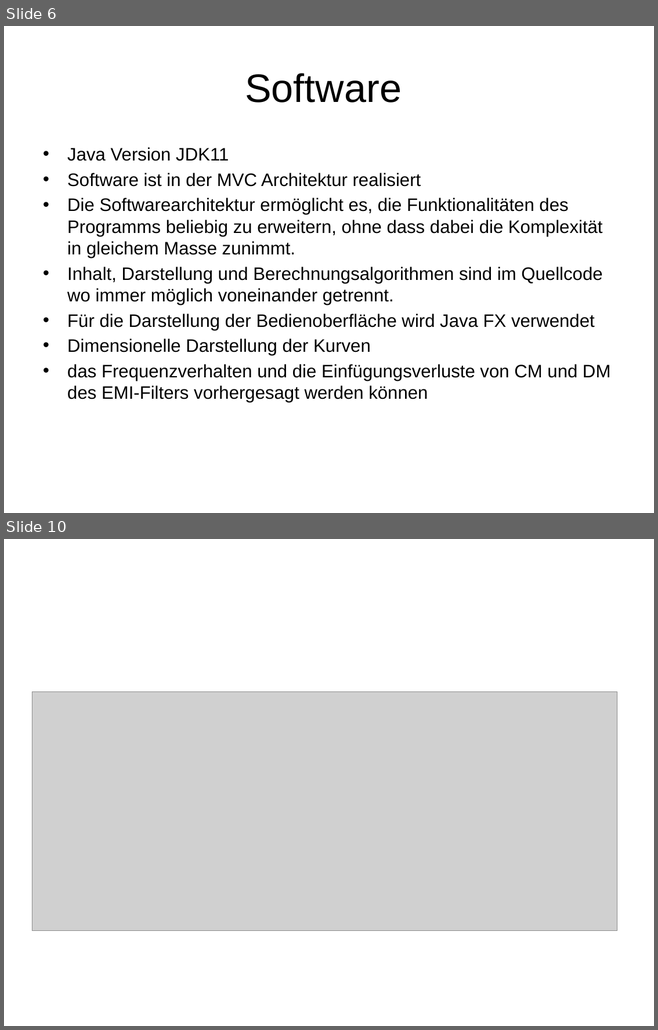
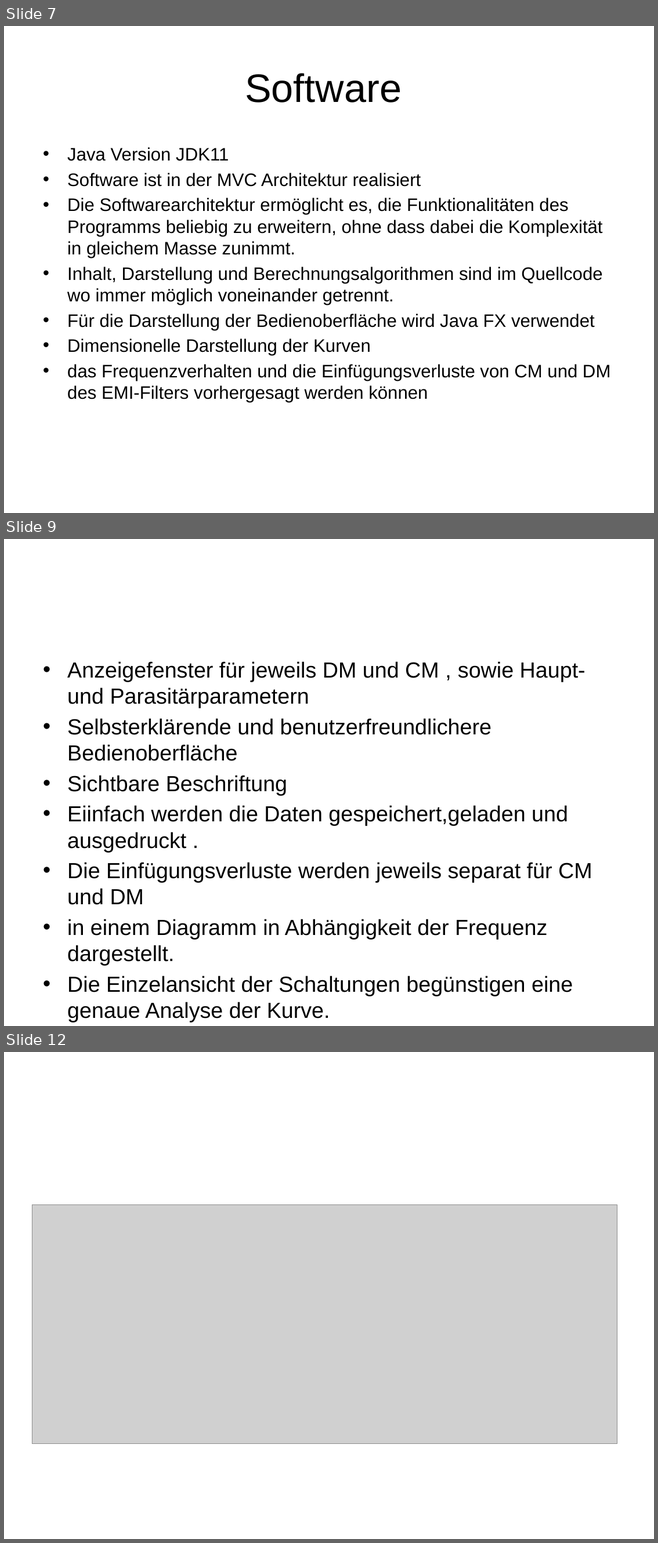
Before and after one commit to marinataborda/P2Organisation, a slide deck: ZwischenPresäntation.pptx. Shown one above the other, each under a label of ours: slides 6 and 10 before the commit, slides 7, 9 and 12 after it; the slides between them are not shown. The pictures are 658x1030 and 658x1543 pixels, drawn with LibreOffice and Linux fonts; fonts in the diff are those of the drawing; grey boxes stand for pictures. Boxes give left, top, right and bottom in pixels: in the first picture for what was removed or moved away, otherwise in the second. Text is boxed around its words. In the diff, an @@ line names an element or a change of style, - is before the commit and + after.

```diff
--- a/ZwischenPresäntation.pptx
+++ b/ZwischenPresäntation.pptx
@@ slide 9 added at box(4, 539, 654, 1026), background #FFFFFF @@
@@ text added at box(67, 661, 592, 1023), 24.2 pt, text #000000 @@
+• Anzeigefenster für jeweils DM und CM , sowie Haupt- und Parasitärparametern
+• Selbsterklärende und benutzerfreundlichere Bedienoberfläche
+• Sichtbare Beschriftung
+• Eiinfach werden die Daten gespeichert,geladen und ausgedruckt .
+• Die Einfügungsverluste werden jeweils separat für CM und DM
+• in einem Diagramm in Abhängigkeit der Frequenz dargestellt.
+• Die Einzelansicht der Schaltungen begünstigen eine genaue Analyse der Kurve.
@@ what was slide 6 is now slide 7 @@
@@ what was slide 10 is now slide 12 @@
```
Also in this commit, not shown: 2 slides changed, 3 other slides added, 2 slides removed.
